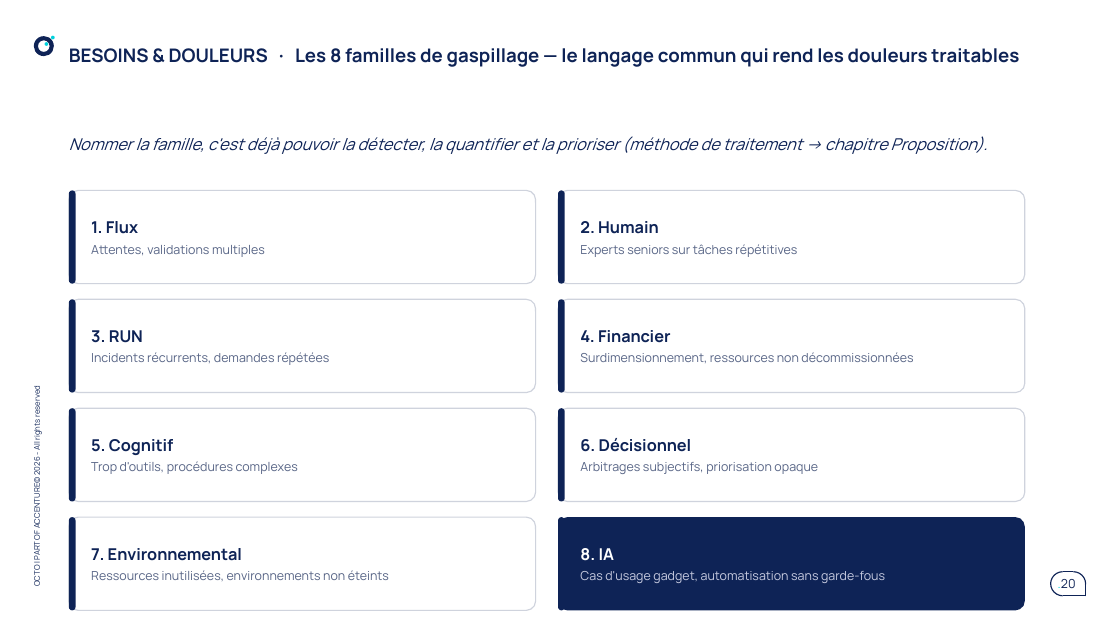
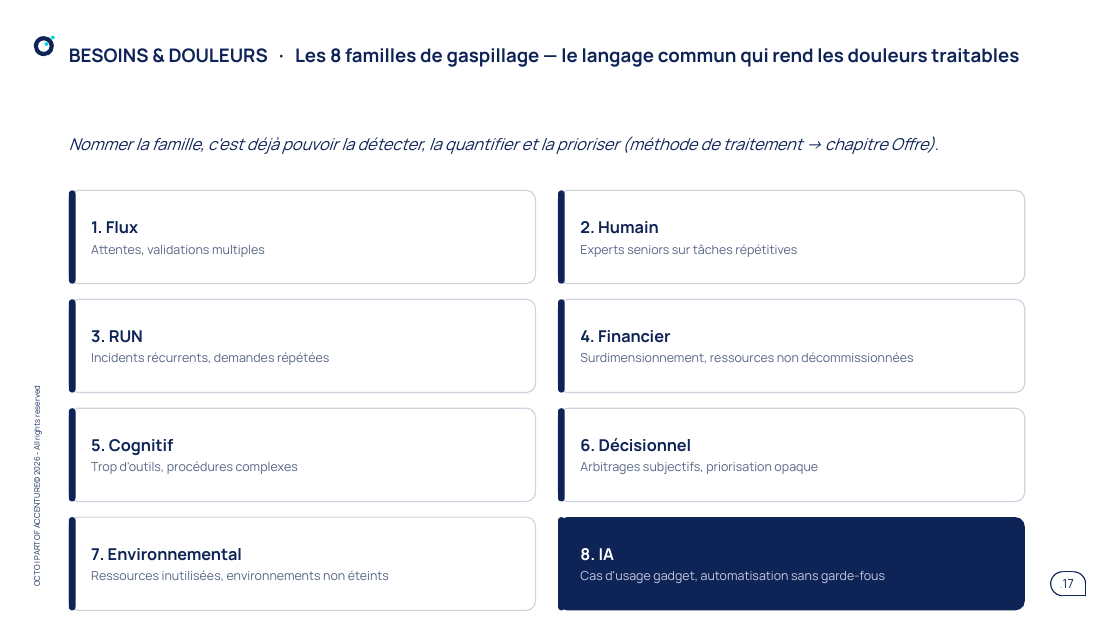
Before and after one commit to claudecamus-dot/Vscode3, a slide deck: slide 17 of docs/cadrage-ppt/bmad-iap-cadrage-synthese.pptx (slide 20 before the commit). Drawn at 1120x630 pixels with LibreOffice and Linux fonts; fonts in the diff are those of the drawing. Boxes give left, top, right and bottom in pixels: in the first picture for what was removed or moved away, otherwise in the second. Text is boxed around its words. In the diff, an @@ line names an element or a change of style, - is before the commit and + after.

```diff
--- a/docs/cadrage-ppt/bmad-iap-cadrage-synthese.pptx
+++ b/docs/cadrage-ppt/bmad-iap-cadrage-synthese.pptx
@@ text at box(69, 136, 939, 154): text changed @@
-Nommer la famille, c'est déjà pouvoir la détecter, la quantifier et la prioriser (méthode de traitement → chapitre Proposition).
+Nommer la famille, c'est déjà pouvoir la détecter, la quantifier et la prioriser (méthode de traitement → chapitre Offre).
@@ page number at box(1060, 579, 1074, 588): text changed @@
-.20
+.17
```
Also in this commit, not shown: 17 other slides changed, 6 slides added, 5 slides removed, 2 other files.
